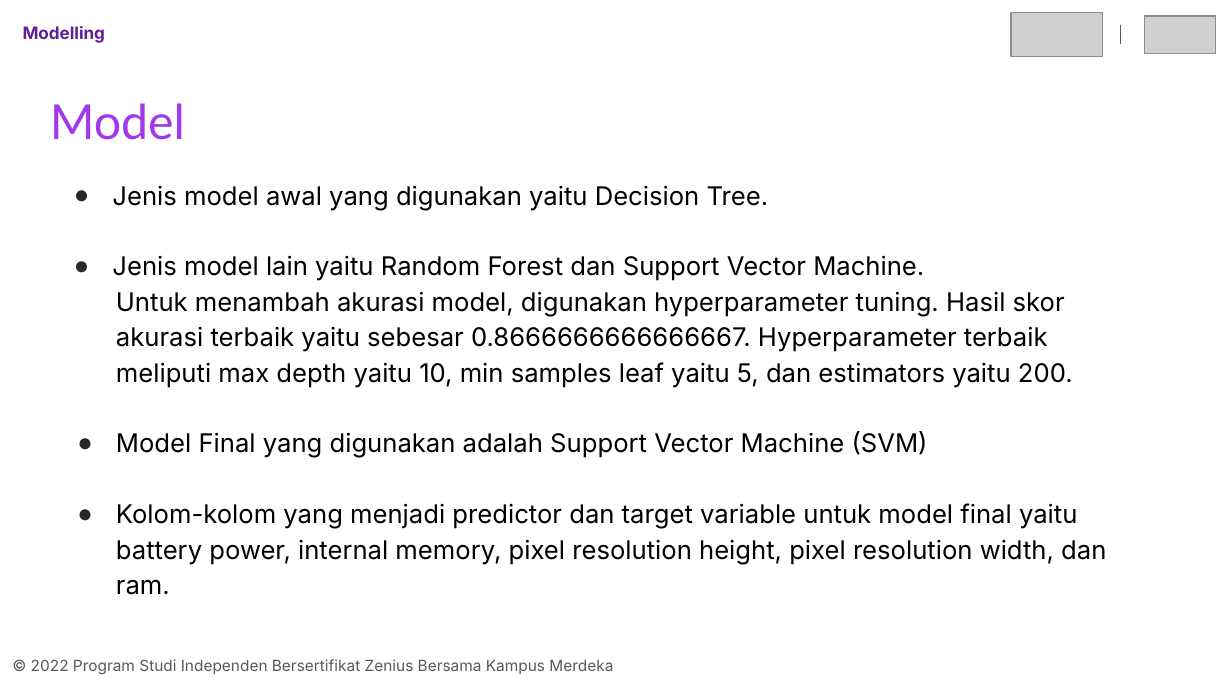
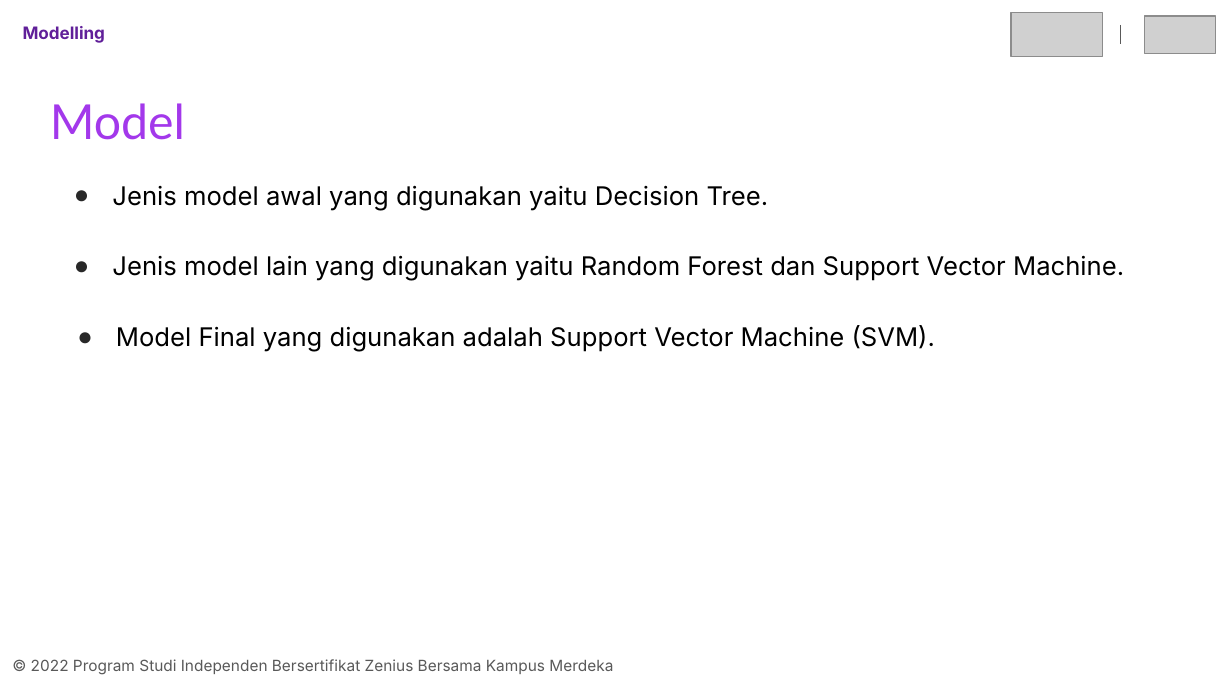
Before and after one commit to refkijorgiprdna/final-project-kelompok-04-erwin, a slide deck: slide 16 of Presentasi-Kelompok-04-Erwin.pptx (slide 15 before the commit). Drawn at 1232x693 pixels with LibreOffice and Linux fonts; fonts in the diff are those of the drawing; grey boxes stand for pictures. Boxes give left, top, right and bottom in pixels: in the first picture for what was removed or moved away, otherwise in the second. Text is boxed around its words. In the diff, an @@ line names an element or a change of style, - is before the commit and + after.

```diff
--- a/Presentasi-Kelompok-04-Erwin.pptx
+++ b/Presentasi-Kelompok-04-Erwin.pptx
@@ text at [112, 255, 1124, 352]: text changed @@
-● Jenis model lain yaitu Random Forest dan Support Vector Machine.
-Untuk menambah akurasi model, digunakan hyperparameter tuning. Hasil skor akurasi terbaik yaitu sebesar 0.8666666666666667. Hyperparameter terbaik meliputi max depth yaitu 10, min samples leaf yaitu 5, dan estimators yaitu 200.
-● Model Final yang digunakan adalah Support Vector Machine (SVM)
-● Kolom-kolom yang menjadi predictor dan target variable untuk model final yaitu battery power, internal memory, pixel resolution height, pixel resolution width, dan ram.
+● Jenis model lain yang digunakan yaitu Random Forest dan Support Vector Machine.
+● Model Final yang digunakan adalah Support Vector Machine (SVM).
```
Also in this commit, not shown: 9 other slides changed, 3 slides added, 1 slide removed.
